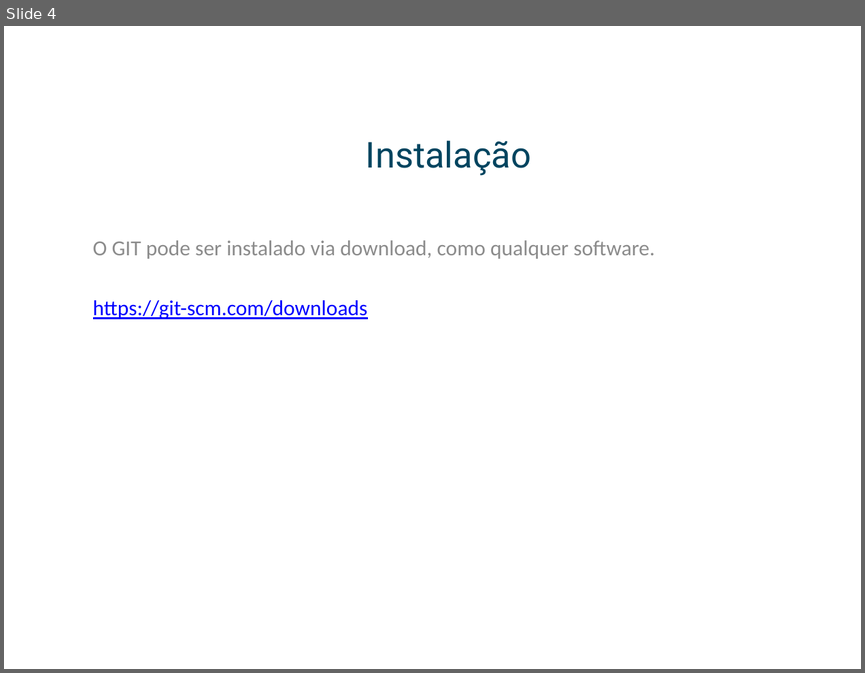
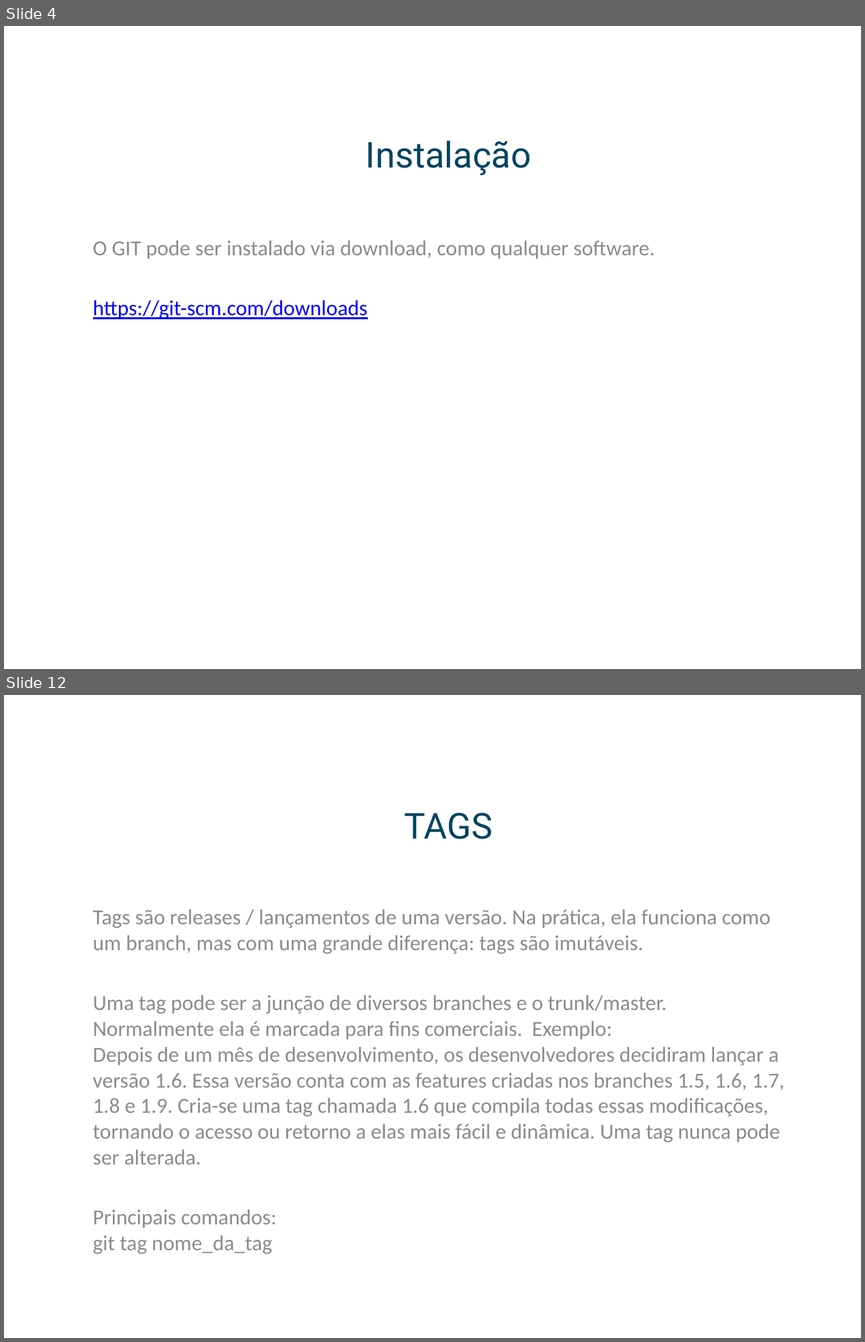
Before and after one commit to leafarcathal/gitws, a slide deck: Workshop.pptx. Shown one above the other, each under a label of ours: slide 4 before the commit, slides 4 and 12 after it; the slides between them are not shown. The pictures are 865x673 and 865x1342 pixels, drawn with LibreOffice and Linux fonts; fonts in the diff are those of the drawing; background and template pictures are left out. Boxes give left, top, right and bottom in pixels: in the first picture for what was removed or moved away, otherwise in the second. Text is boxed around its words. In the diff, an @@ line names an element or a change of style, - is before the commit and + after.

```diff
--- a/Workshop.pptx
+++ b/Workshop.pptx
@@ slide 12 added at (x1=4, y1=695, x2=861, y2=1338), background picture (left out) @@
@@ title added at (x1=404, y1=813, x2=492, y2=839), 30 pt, text #00445F @@
+TAGS
@@ subtitle added at (x1=93, y1=909, x2=785, y2=1254), 18 pt, text #8C8C8C @@
+Tags são releases / lançamentos de uma versão. Na prática, ela funciona como um branch, mas com uma grande diferença: tags são imutáveis.
+Uma tag pode ser a junção de diversos branches e o trunk/master. Normalmente ela é marcada para fins comerciais. Exemplo:
+Depois de um mês de desenvolvimento, os desenvolvedores decidiram lançar a versão 1.6. Essa versão conta com as features criadas nos branches 1.5, 1.6, 1.7, 1.8 e 1.9. Cria-se uma tag chamada 1.6 que compila todas essas modificações, tornando o acesso ou retorno a elas mais fácil e dinâmica. Uma tag nunca pode ser alterada.
+Principais comandos:
+git tag nome_da_tag
```
Also in this commit, not shown: 2 slides changed, 8 other slides added, 1 slide removed.
